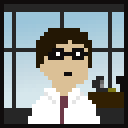
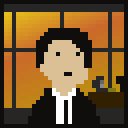
Comparing the layer stacks of the two 128px x 128px images. Changes:
painted on "TechExec" over left=28, top=28, right=100, bottom=124
moved "Office space" above "Pasted Layer copy #1", painted on it over left=4, top=12, right=124, bottom=124
added layer "Pasted Layer copy #1" above "Pasted Layer copy" over left=4, top=12, right=124, bottom=124
hid "Background copy" over left=4, top=12, right=124, bottom=124
